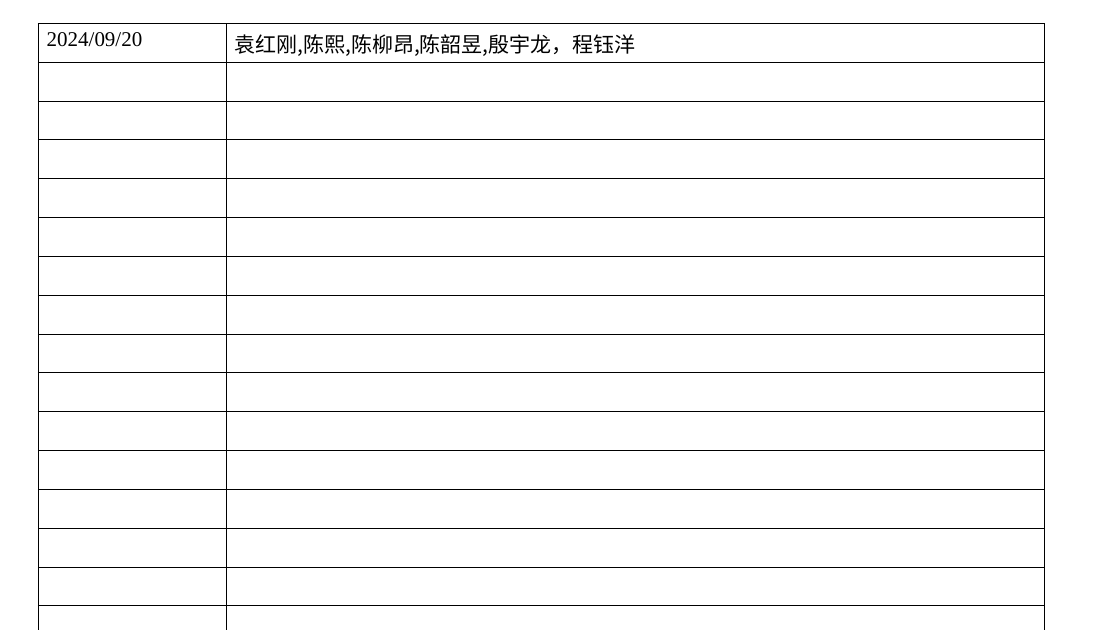
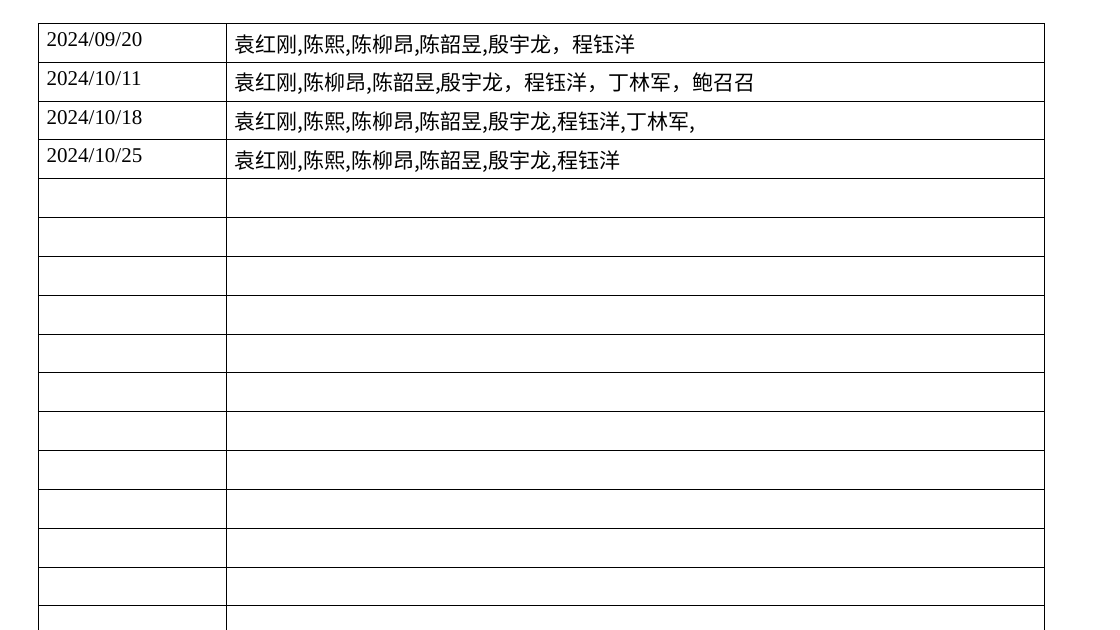
Before and after one commit to hongan-yuan/paint_repo, a slide deck: slide 2 of 组会记录.pptx. Drawn at 1120x630 pixels with LibreOffice and Linux fonts; fonts in the diff are those of the drawing. Boxes give left, top, right and bottom in pixels: in the first picture for what was removed or moved away, otherwise in the second. Text is boxed around its words. In the diff, an @@ line names an element or a change of style, - is before the commit and + after.

```diff
--- a/组会记录.pptx
+++ b/组会记录.pptx
@@ table at bbox=[39, 24, 1044, 602] @@
+row 2: 2024/10/11 | 袁红刚,陈柳昂,陈韶昱,殷宇龙，程钰洋，丁林军，鲍召召
+row 3: 2024/10/18 | 袁红刚,陈熙,陈柳昂,陈韶昱,殷宇龙,程钰洋,丁林军,
+row 4: 2024/10/25 | 袁红刚,陈熙,陈柳昂,陈韶昱,殷宇龙,程钰洋
-row 15:  | 
-row 16:  | 
-row 17:  | 
```
Also in this commit, not shown: 2 other files.
